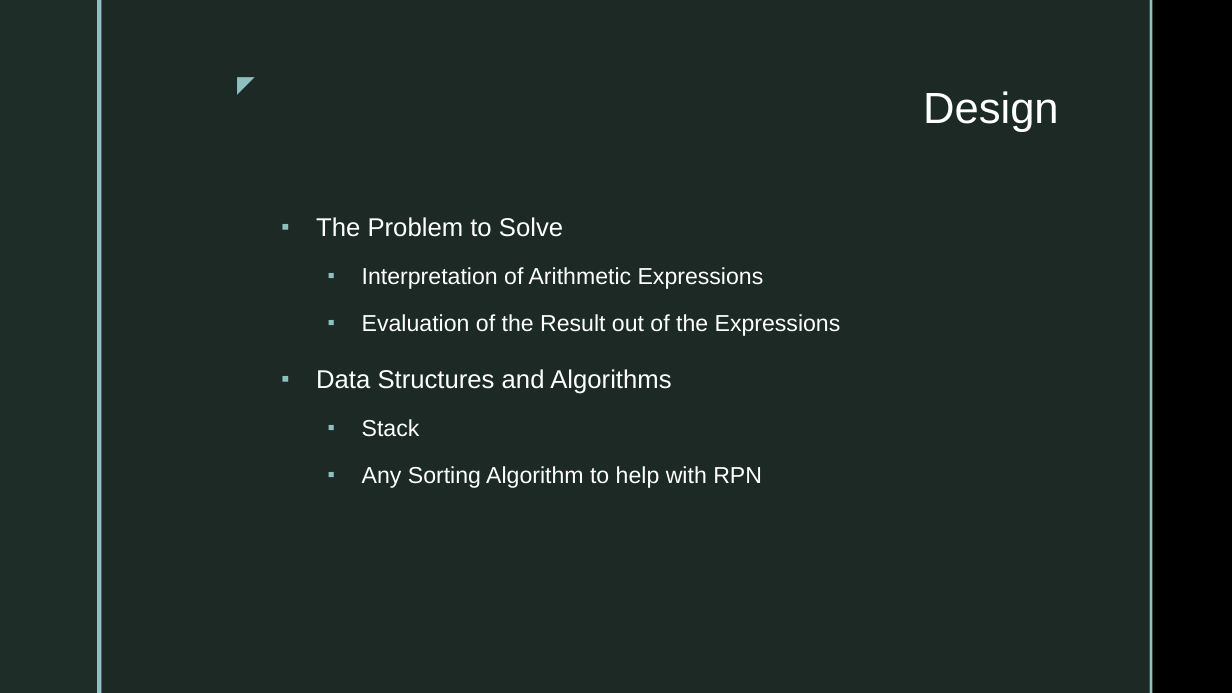
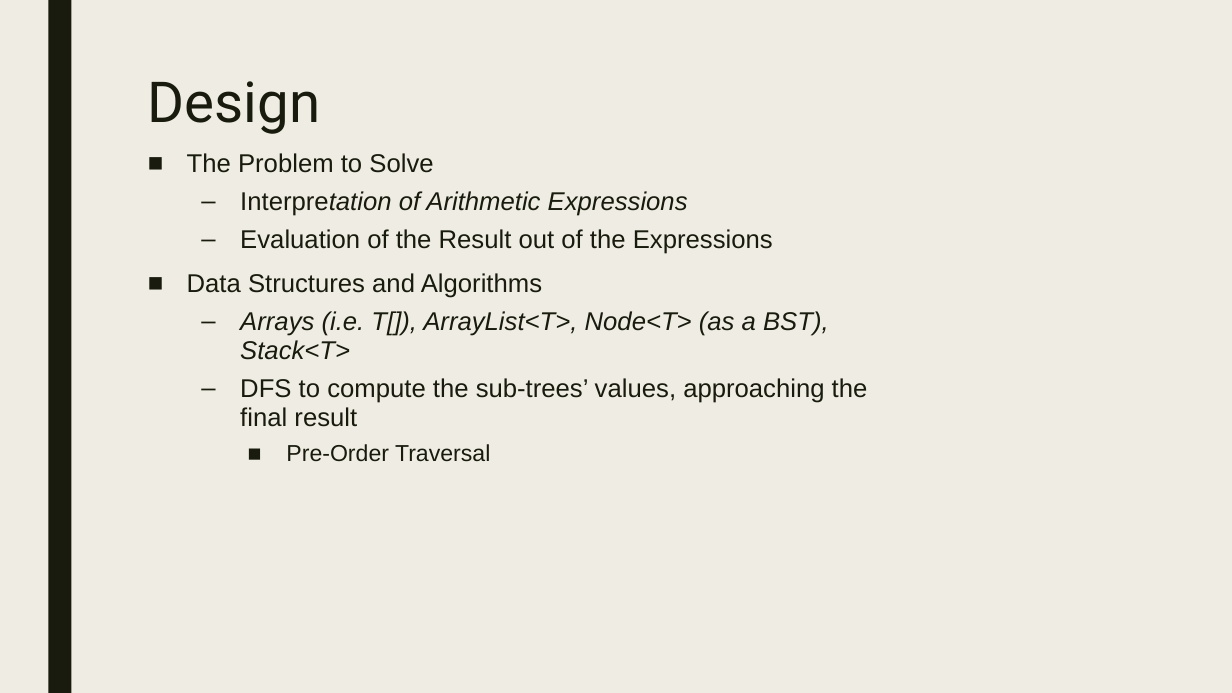
Before and after one commit to ZhongQiyu/sp23-cs608-midterm, a slide deck: slide 3 of CS608 Group 1 Midterm Presentation.pptx. Drawn at 1232x693 pixels with LibreOffice and Linux fonts; fonts in the diff are those of the drawing; background and template pictures are left out. Boxes give left, top, right and bottom in pixels: in the first picture for what was removed or moved away, otherwise in the second. Text is boxed around its words. In the diff, an @@ line names an element or a change of style, - is before the commit and + after.

```diff
--- a/CS608 Group 1 Midterm Presentation.pptx
+++ b/CS608 Group 1 Midterm Presentation.pptx
@@ background picture (left out) to #EFEDE3 @@
@@ rectangle: place and size @@
-rectangle at bbox=[0, 0, 97, 693]
+rectangle at bbox=[48, 0, 71, 693]
@@ rectangle at bbox=[48, 0, 71, 693]: fill #1F2D29 to #191B0E @@
@@ rectangle removed at bbox=[97, 0, 102, 693] @@
@@ rectangle removed at bbox=[102, 0, 1150, 693] @@
@@ rectangle removed at bbox=[1150, 0, 1153, 693] @@
@@ title "Design": place and size @@
-title "Design" at bbox=[923, 91, 1059, 132]
+title "Design" at bbox=[148, 81, 321, 134]
@@ title "Design" at bbox=[148, 81, 321, 134]: size 34 to 44 pt, font Arial to Roboto, text colour #FFFFFF to #191B0E; alignment right to left; line spacing 0.9 to 0.89 @@
@@ text removed at bbox=[222, 65, 263, 102] @@
-◤
@@ text "The Problem to Solve": place and size @@
-text "The Problem to Solve" at bbox=[316, 217, 841, 488]
+text "The Problem to Solve" at bbox=[187, 153, 868, 462]
@@ text "The Problem to Solve" at bbox=[187, 153, 868, 462]: vertical alignment middle to top @@
@@ text at bbox=[187, 153, 773, 298]: text colour #FFFFFF to #191B0E in "The Problem to Solve", "Interpretation of Arithmetic Expressions", "Evaluation of the Result out of the ...", "Data Structures and Algorithms"; size 18 to 20 pt in "Interpretation of Arithmetic Expressions", "Evaluation of the Result out of the ..."; italic on in "Interpretation of Arithmetic Expressions"; bullet ▪ to ■; line spacing 1.2 to 0.94; less space between paragraphs; bullet ▪ to – @@
@@ text at bbox=[240, 311, 868, 462]: text changed; size 18 to 20 pt; text colour #FFFFFF to #191B0E @@
-  ▪ Stack
-  ▪ Any Sorting Algorithm to help with RPN
+  – Arrays (i.e. T[]), ArrayList<T>, Node<T> (as a BST), Stack<T>
+  – DFS to compute the sub-trees’ values, approaching the final result
+    ■ Pre-Order Traversal
```
Also in this commit, not shown: 7 other slides changed, 1 slide added, 1 slide removed.
